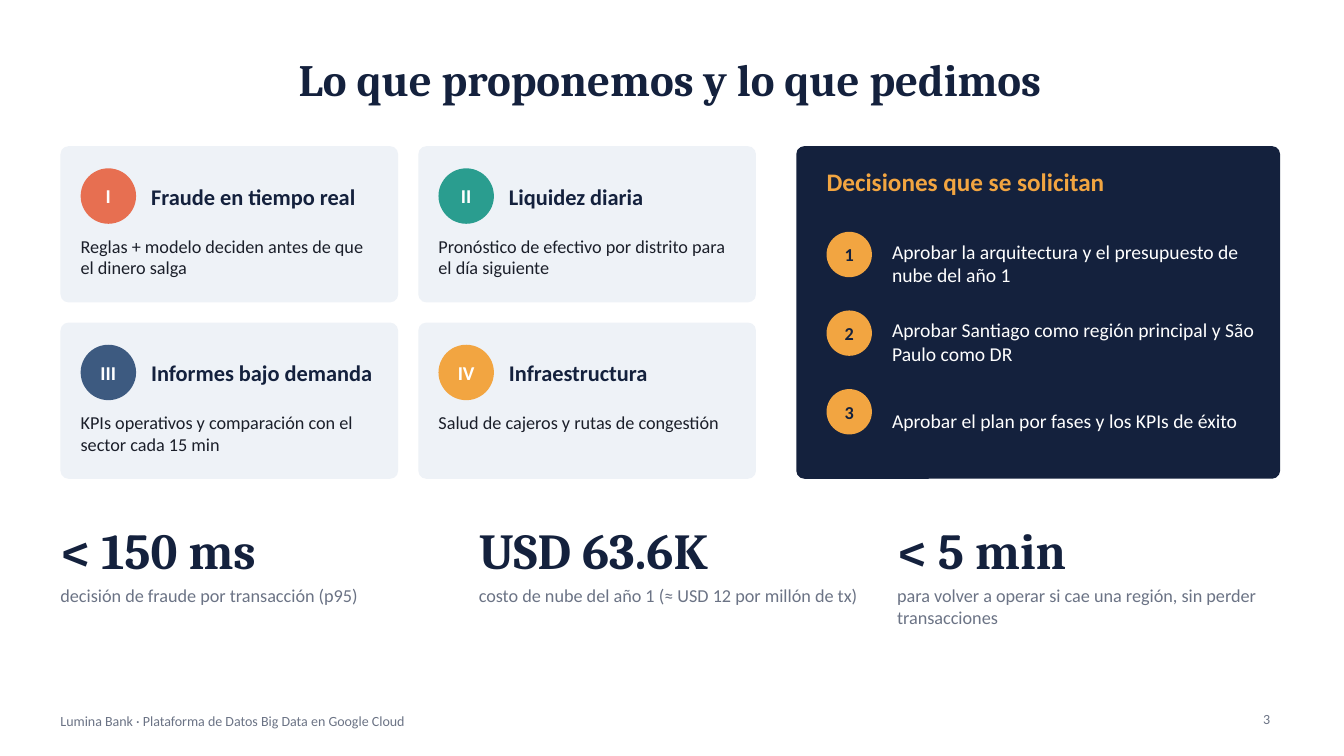
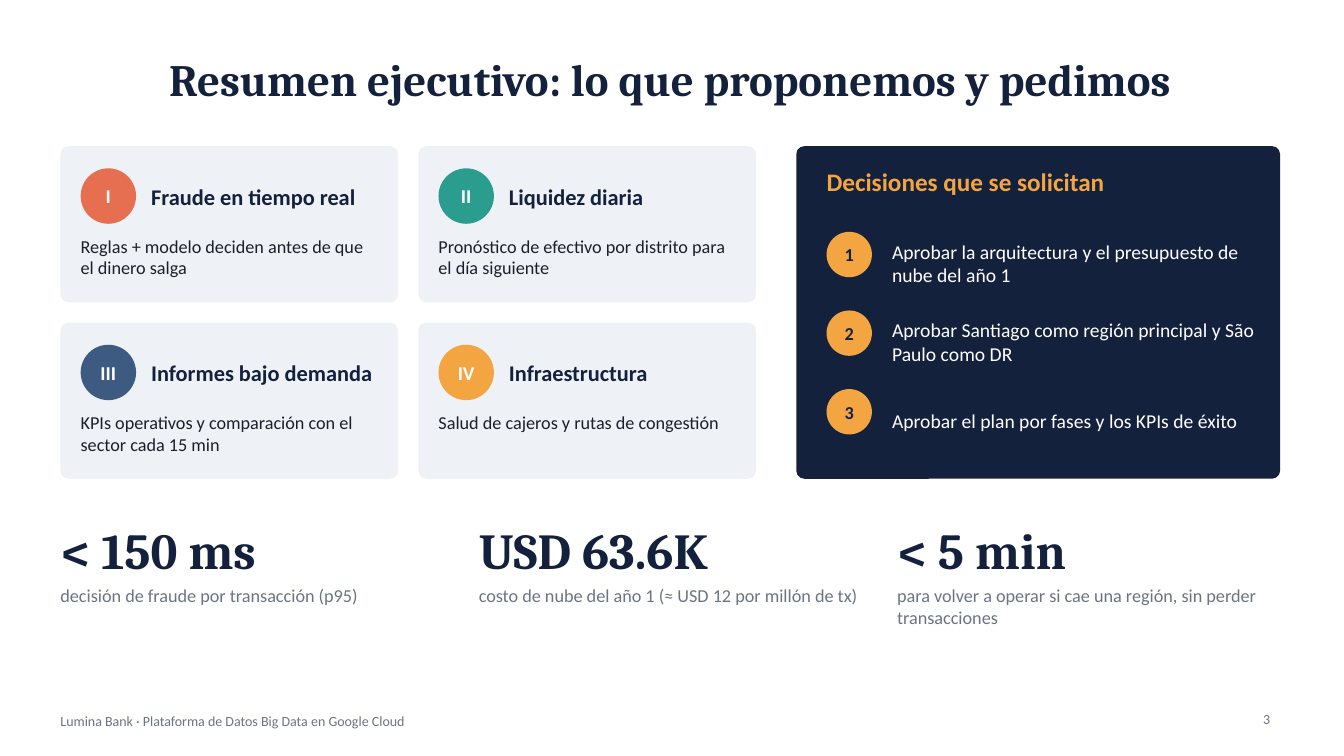
Before and after one commit to bmontoyag/utec_bigdata_trabajo, a slide deck: slide 3 of presentacion/Lumina Bank - Sustentacion.pptx. Drawn at 1344x756 pixels with LibreOffice and Linux fonts; fonts in the diff are those of the drawing. Boxes give left, top, right and bottom in pixels: in the first picture for what was removed or moved away, otherwise in the second. Text is boxed around its words. In the diff, an @@ line names an element or a change of style, - is before the commit and + after.

```diff
--- a/presentacion/Lumina Bank - Sustentacion.pptx
+++ b/presentacion/Lumina Bank - Sustentacion.pptx
@@ title at (169,65,1171,106): text changed @@
-Lo que proponemos y lo que pedimos
+Resumen ejecutivo: lo que proponemos y pedimos
```
Also in this commit, not shown: 3 other slides changed, 1 other file.
